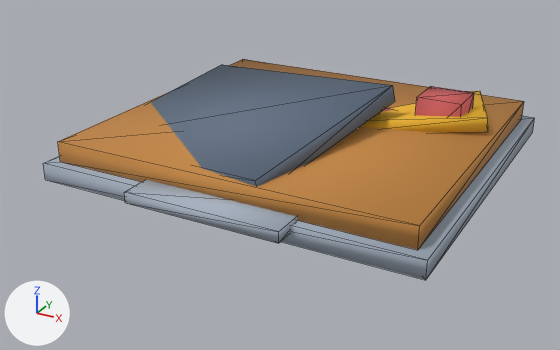
Renders of the glTF model assets/models/ranch-house-wreck.glb from each side of a commit.
Both versions are drawn from a camera (50 mm lens) standing at (8.78, -17.22, 7.92) and looking at (-0.26, -0.79, -0.29). The lights are fixed; the arrows at lower left show +X, +Y and +Z. The older version comes first. Mesh edges are drawn as thin lines. Where no turn or scale is listed for an object, it has been applied to the vertices.

Before the edit, the objects in view are built like this:
```python
me_geometry_0 = bpy.data.meshes.new('geometry_0')
me_geometry_0.from_pydata(...)  # 70 vertices, 108 faces; spans x -5.0..5.0, y -5.0..5.0, z 0.0..2.0
me_geometry_0.materials.append(mat_sww_flat_vertex)
ob_geometry_0 = bpy.data.objects.new('geometry_0', me_geometry_0)
ob_geometry_0.location = (0.0, 0.0, 0.0)
```
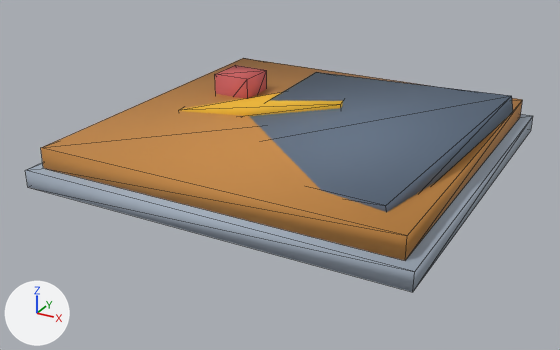
The change in detail:
me_geometry_0 is used by ob_geometry_0; location (0.0, 0.0, 0.0).
me_geometry_0 had 70 vertices, 108 faces and spanned x -5.0..5.0, y -5.0..5.0, z 0.0..2.0.
me_geometry_0 now has 40 vertices, 60 faces and spans x -5.0..5.0, y -5.0..5.0, z 0.0..2.0.
me_geometry_0 part 1: a new loose piece, a box spanning x -5.0..4.92, y -5.0..5.0, z 0.0..0.45, in mat_sww_flat_vertex.
me_geometry_0 part 2: a new loose piece, a box spanning x -4.7..4.62, y -4.7..4.7, z 0.45..0.98, in mat_sww_flat_vertex.
me_geometry_0 part 3: a new loose piece, a box spanning x -3.36..-2.27, y 0.95..2.05, z 0.22..1.56, in mat_sww_flat_vertex.
me_geometry_0 part 4: the loose piece of 8 vertices spanning x -0.91..4.56, y 0.0..5.0, z 0.16..1.47 is scaled about its middle by (1, 1.07, 1.01), then moved by (-3.65, -0.7, -0.01).
me_geometry_0 part 5: the loose piece of 8 vertices spanning x -5.0..2.1, y -4.17..2.28, z 0.16..2.0 is rebuilt with 8 vertices and now spans x -2.1..5.0, y -3.96..2.96, z 0.15..2.0.
me_geometry_0 part 6: 6 loose pieces with 54 vertices, spanning x -4.92..5.0, y -5.0..4.83, z 0.0..1.7, are deleted.

What differs and where, as boxes (x1, y1, x2, y2) in the pictures (560 x 350 px; the box of a moved part takes in the faces that stretch with it):
'geometry_0', reshaped: before (43, 59, 534, 280); after (25, 58, 533, 292)
part 1 of me_geometry_0, added: after (25, 114, 533, 292)
part 2 of me_geometry_0, added (orange): after (41, 58, 522, 261)
part 3 of me_geometry_0, added (brown): after (215, 65, 267, 99)
part 4 of me_geometry_0, moved or reshaped: before (360, 91, 488, 133); after (179, 92, 343, 116)
part 5 of me_geometry_0, rebuilt (8% wider, 15% taller): before (151, 65, 395, 187); after (249, 72, 513, 212)
part 6 of me_geometry_0, deleted: before (43, 59, 534, 280)
